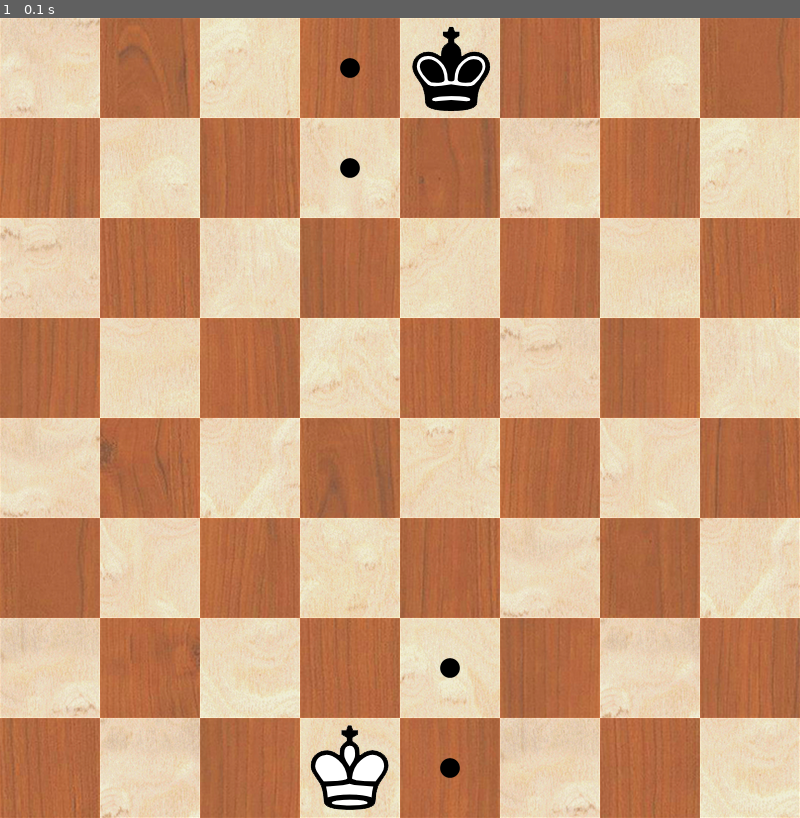
Above: before the commit, frame 1.
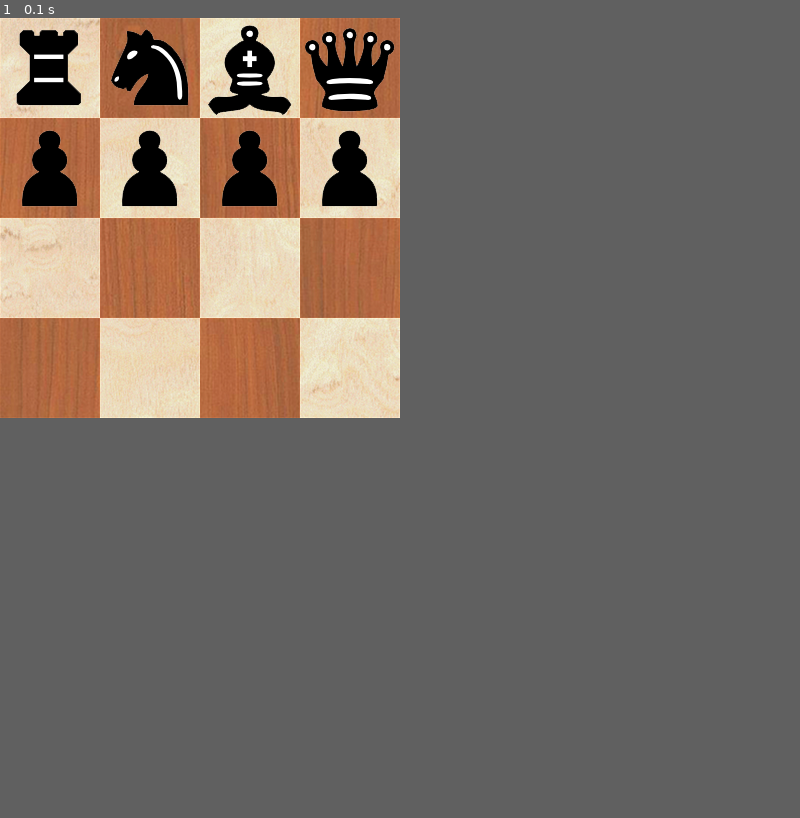
Above: after the commit, the same moment.

Repository: ravi-n4s/chess-pygame
Game: pygame game, started from main.py
The game is run twice, just before and just after one commit, with the same random seed, the same clock (stepped at 60 frames per second) and the same inputs.
Inputs:
- Up to frame 1 (0.1 s): no input
The window is 800x800 before the commit and 400x400 after it. Grey fills any space a smaller window leaves; there, only what the larger window draws over its background counts as a difference.

The runs differ from the first frame. In frame 1, 78% of the frame differs, in the area x 0-100%, y 0-100%.

Commit message:
added nclasses & logic

Diff:
--- /dev/null
+++ b/Camel.py
@@ -0,0 +1,14 @@
+import pygame
+
+class Camel(pygame.sprite.Sprite):
+    def __init__(self, color, init_pos=None):
+        super(Camel, self).__init__()
+        self.color = color
+        self.surf = pygame.Surface((100,100), pygame.SRCALPHA)
+        self.surf.blit(pygame.image.load(f"assets/{self.color}_camel.png"),(0,0))
+        self.rect = self.surf.get_rect()
+        if (init_pos is not None):
+            self.rect.x, self.rect.y = init_pos
+
+    def move_to(self, pos):
+        self.rect.x, self.rect.y = pos
--- /dev/null
+++ b/Elephant.py
@@ -0,0 +1,14 @@
+import pygame
+
+class Elephant(pygame.sprite.Sprite):
+    def __init__(self, color,init_pos=None):
+        super(Elephant, self).__init__()
+        self.color = color
+        self.surf = pygame.Surface((100,100), pygame.SRCALPHA)
+        self.surf.blit(pygame.image.load(f"assets/{self.color}_elephant.png"),(0,0))
+        self.rect = self.surf.get_rect()
+        if (init_pos is not None):
+            self.rect.x, self.rect.y = init_pos
+
+    def move_to(self, pos):
+        self.rect.x, self.rect.y = pos
--- /dev/null
+++ b/Horse.py
@@ -0,0 +1,14 @@
+import pygame
+
+class Horse(pygame.sprite.Sprite):
+    def __init__(self, color, init_pos=None):
+        super(Horse, self).__init__()
+        self.color = color
+        self.surf = pygame.Surface((100,100), pygame.SRCALPHA)
+        self.surf.blit(pygame.image.load(f"assets/{self.color}_horse.png"),(0,0))
+        self.rect = self.surf.get_rect()
+        if (init_pos is not None):
+            self.rect.x, self.rect.y = init_pos
+
+    def move_to(self, pos):
+        self.rect.x, self.rect.y = pos
--- /dev/null
+++ b/King.py
@@ -0,0 +1,13 @@
+import pygame
+
+class King(pygame.sprite.Sprite):
+    def __init__(self, color):
+        super(King, self).__init__()
+        self.color = color
+        self.surf = pygame.Surface((100,100), pygame.SRCALPHA)
+        self.surf.blit(pygame.image.load(f"assets/{self.color}_king.png"),(0,0))
+        self.rect = self.surf.get_rect()
+        self.rect.x, self.rect.y = ((400,700) if self.color == "white" else (400,0)) #inital position
+
+    def move_to(self, pos):
+        self.rect.x, self.rect.y = pos
--- /dev/null
+++ b/Queen.py
@@ -0,0 +1,13 @@
+import pygame
+
+class Queen(pygame.sprite.Sprite):
+    def __init__(self, color):
+        super(Queen, self).__init__()
+        self.color = color
+        self.surf = pygame.Surface((100,100), pygame.SRCALPHA)
+        self.surf.blit(pygame.image.load(f"assets/{self.color}_queen.png"),(0,0))
+        self.rect = self.surf.get_rect()
+        self.rect.x, self.rect.y = ((300,700) if self.color == "white" else (300,0)) #inital position
+
+    def move_to(self, pos):
+        self.rect.x, self.rect.y = pos
--- /dev/null
+++ b/Soldier.py
@@ -0,0 +1,18 @@
+import pygame
+import random
+
+class Soldier(pygame.sprite.Sprite):
+    def __init__(self, color, init_pos=None):
+        super(Soldier, self).__init__()
+        self.color = color
+        self.surf = pygame.Surface((100,100), pygame.SRCALPHA)
+        self.surf.blit(pygame.image.load(f"assets/{self.color}_soldier.png"),(0,0))
+        self.rect = self.surf.get_rect()
+        if (init_pos is not None):
+            self.rect.x, self.rect.y = init_pos
+
+    def move_to(self, pos):
+        self.rect.x, self.rect.y = pos
+
+    def get_possible_moves(self):
+        return [( random.randrange(2,5), random.randrange(0,7) )]
--- a/main.py
+++ b/main.py
@@ -1,28 +1,57 @@
 import pygame
+from pygame import QUIT, KEYDOWN, K_ESCAPE
+from King import King
+from Queen import Queen
+from Elephant import Elephant
+from Camel import Camel
+from Horse import Horse
+from Soldier import Soldier
 
 pygame.init()
 
-screen = pygame.display.set_mode([800,800])
+screen = pygame.display.set_mode([400,400])
 running = True
 bg_img = pygame.image.load("assets/board.png")
-wking = pygame.image.load("assets/white_king.png")
-bking = pygame.image.load("assets/black_king.png")
 move_indicator = pygame.image.load("assets/move.png")
 
-possible_moves = [(340,40),(340, 140),(440,640),(440,740)]
+Board = [
+    [Elephant("black",(0,0)), Horse("black",(100,0)), Camel("black",(200,0)),Queen("black"), King("black"), Camel("black",(500,0)), Horse("black",(600,0)), Elephant("black",(700,0))],
+    [Soldier("black", (0,100)), Soldier("black", (100,100)), Soldier("black", (200,100)), Soldier("black", (300,100)), Soldier("black", (400,100)), Soldier("black", (500,100)), Soldier("black", (600,100)), Soldier("black", (700,100))],
+    [0,0,0,0,0,0,0,0],
+    [0,0,0,0,0,0,0,0],
+    [0,0,0,0,0,0,0,0],
+    [0,0,0,0,0,0,0,0],
+    [Soldier("white", (0,600)), Soldier("white", (100,600)), Soldier("white", (200,600)), Soldier("white", (300,600)), Soldier("white", (400,600)), Soldier("white", (500,600)), Soldier("white", (600,600)), Soldier("white", (700,600))],
+    [Elephant("white",(0,700)), Horse("white",(100,700)), Camel("white",(200,700)),Queen("white"), King("white"), Camel("white",(500,700)), Horse("white",(600,700)), Elephant("white",(700,700))]
+]
+
+mouse_click = (-1,-1)
+next_move = "white"
 
 while running:
     for event in pygame.event.get():
-        if event.type == pygame.QUIT:
+        if event.type == QUIT:
             running = False
-    screen.fill([255,255,255])
+        if event.type == KEYDOWN:
+            if event.key == K_ESCAPE:
+                running = False
+        if event.type == pygame.MOUSEBUTTONUP:
+            mouse_click = pygame.mouse.get_pos()
+            print(mouse_click)
     screen.blit(bg_img, (0,0)) #background image
 
-    screen.blit(wking, (300,700))
-    screen.blit(bking, (400,0))
-
-    for move in possible_moves:
-        screen.blit(move_indicator, move)
+    for row,values in enumerate(Board):
+        for col,piece in enumerate(values):
+            if piece == 0:
+                continue
+            if piece == -1:
+                screen.blit(move_indicator, (row*100,col*100))
+                continue
+            screen.blit(piece.surf, piece.rect)
+            if mouse_click[0] != -1 and piece.rect.collidepoint(mouse_click) and piece.color == next_move:
+                for x,y in piece.get_possible_moves():
+                    Board[x][y] = -1
+                mouse_click = (-1,-1)
 
     pygame.display.flip()
 
Binary file changed: assets/move.png
